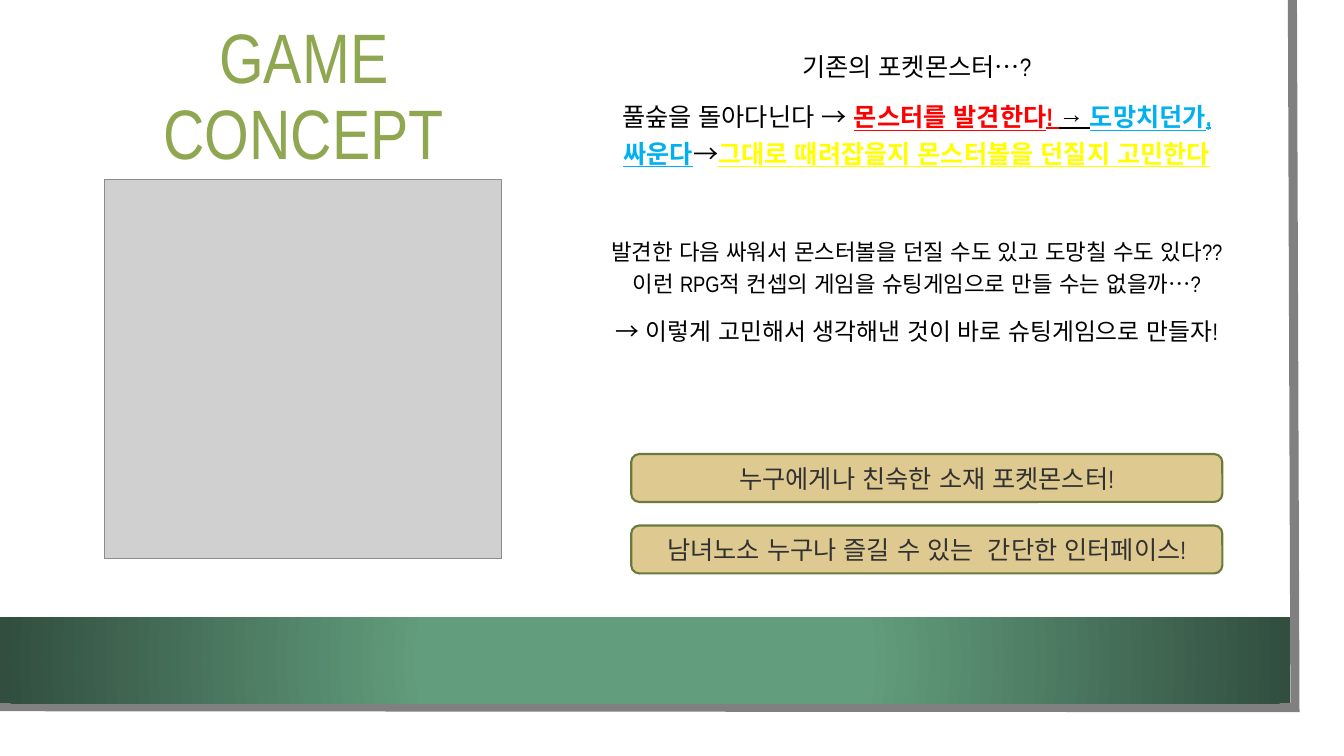
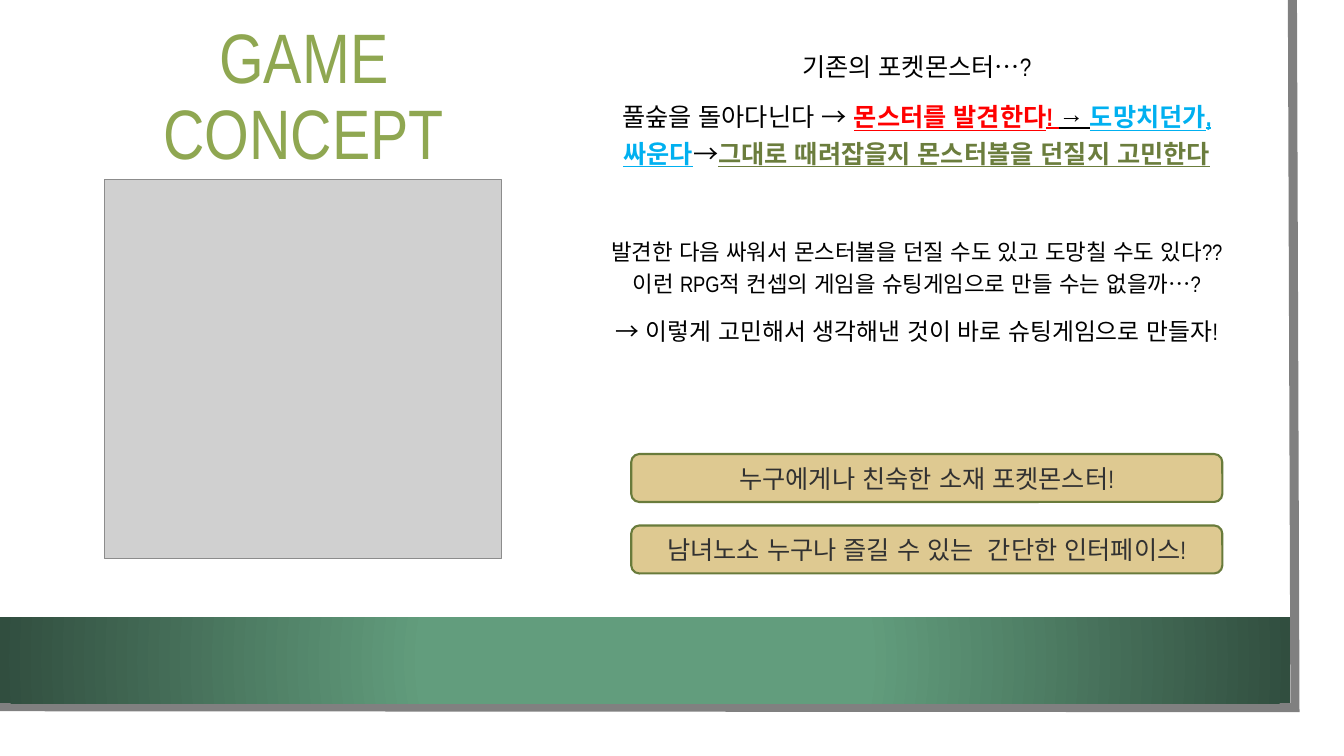
Before and after one commit to LEGO0937/2DGP-Project, a slide deck: slide 3 of Project 1st ppt/2DGP 게임기획서.pptx. Drawn at 1344x756 pixels with LibreOffice and Linux fonts; fonts in the diff are those of the drawing; grey boxes stand for pictures; background and template pictures are left out. Boxes give left, top, right and bottom in pixels: in the first picture for what was removed or moved away, otherwise in the second. Text is boxed around its words. In the diff, an @@ line names an element or a change of style, - is before the commit and + after.

```diff
--- a/Project 1st ppt/2DGP 게임기획서.pptx
+++ b/Project 1st ppt/2DGP 게임기획서.pptx
@@ text at [622,105,1212,167]: text colour #FFFF00 to #6B7D3D in "싸운다→그대로 때려잡을지 몬스터볼을 던질지 고민한다" @@
```
Also in this commit, not shown: 4 other slides changed.
